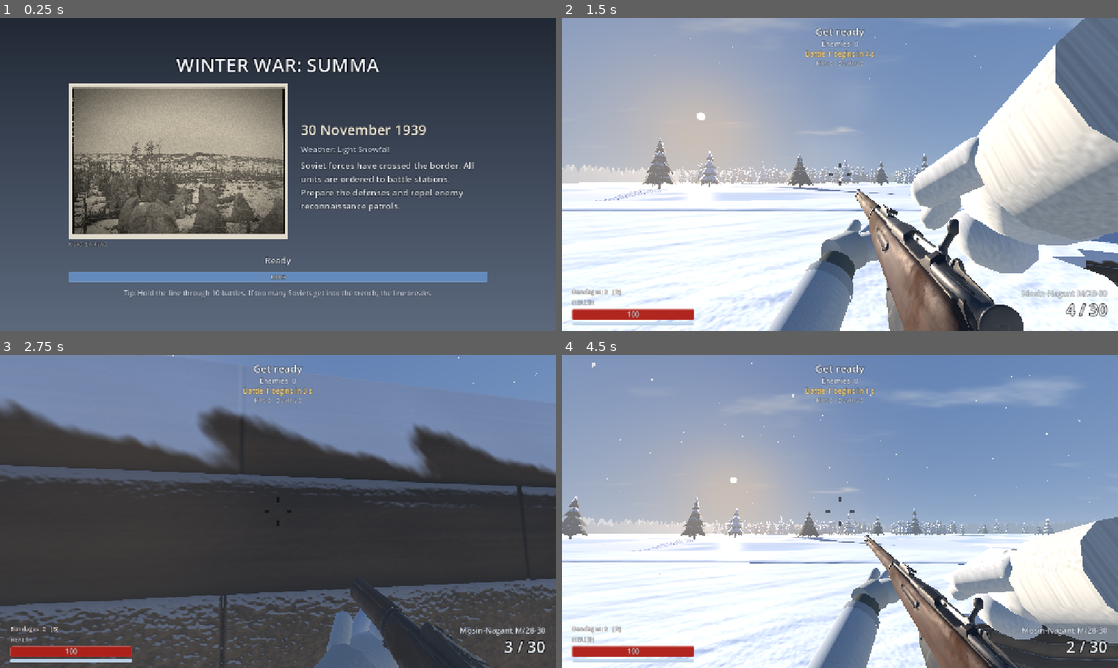
Above: before the commit, frames 1-4 (two rows, left to right).
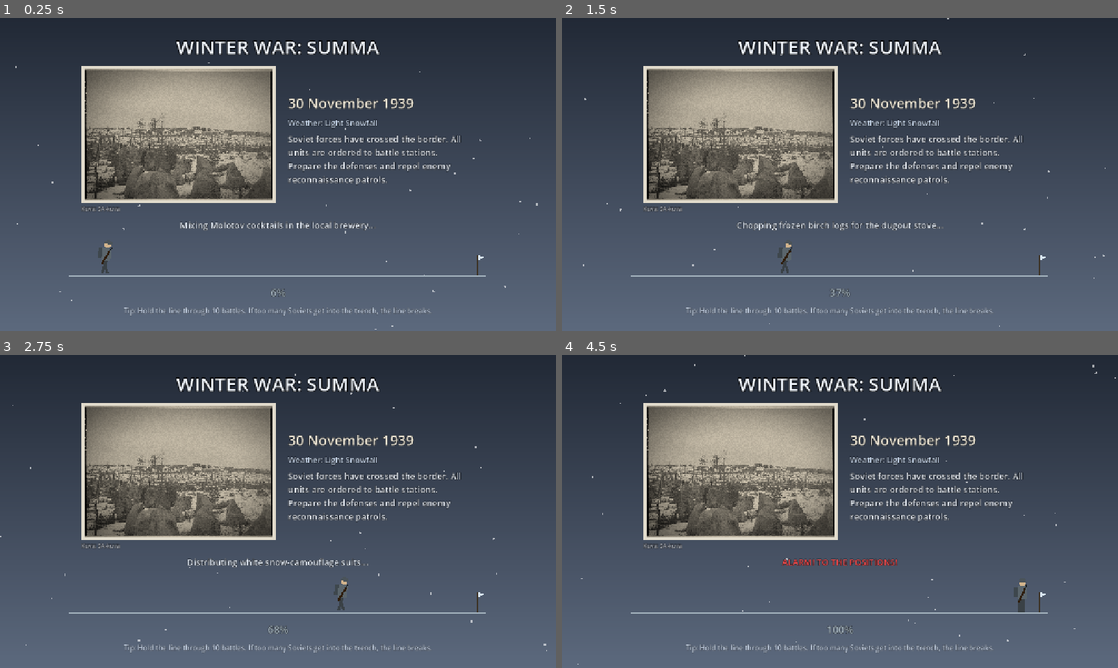
Above: after the commit, the same moments.

Repository: WonderPepe/WinterWar
Game: Godot game, scene res://ui/loading_screen.tscn
The game is run twice, just before and just after one commit, with the same random seed, the same clock (stepped at 60 frames per second) and the same inputs. This scene is started directly instead of the project's main scene. Sound files missing from this copy of the repository are replaced by a short silence.
Inputs (mouse positions are in pixels of both pictures, inside the frame that each line leads up to):
- Up to frame 1 (0.25 s): no input
- Up to frame 2 (1.5 s): tap Enter (ui_accept) at 0.5 s; move the mouse to (867, 174) at 0.52 s; hold Right mouse button (aim) 0.53-1.28 s; hold W (move_forward) from 0.53 s (still down); click (867, 174) at 0.67 s; tap Space (jump) at 0.77, 1.07 s; move the mouse to (812, 174) at 1.27 s; tap B (bandage) at 1.35 s; click (812, 174) at 1.42 s
- Up to frame 3 (2.75 s): keep holding W (move_forward); tap Space (jump) at 1.52, 1.82 s; move the mouse to (289, 505) at 2.02 s; hold C (crouch) from 2.03 s (still down); click (289, 505) at 2.17 s
- Up to frame 4 (4.5 s): keep holding W (move_forward); move the mouse to (834, 517) at 2.77 s; release C (crouch) at 2.78 s; click (834, 517) at 2.85 s; tap Space (jump) at 3.02, 3.32, 3.77, 4.07 s; move the mouse to (878, 514) at 3.52 s; tap F (interact) at 3.6 s; click (878, 514) at 3.67 s; move the mouse to (795, 508) at 4.27 s; tap G (molotov) at 4.35 s; click (795, 508) at 4.42 s

The runs differ from the first frame. In frame 1, 24% of the frame differs, in the area x 2-97%, y 7-100%; in frame 2, 97%; in frame 3, 86%; in frame 4, 98%, in the area x 0-100%, y 0-100%.

Commit message:
B2: loading screen with a marching soldier
The loading bar is now a snowy path with a little soldier walking to the goal, snow falling
over the screen, the owner's loading phrases by percentage, and a red "ALARM! TO THE
POSITIONS!" at 100 %. The march lasts at least 4 s. The benchmark keeps the plain bar.

Co-Authored-By: Claude Sonnet 5.5 <noreply@anthropic.com>
Claude-Session: https://claude.ai/code/session_01PejTpDgUYQ7CWaNoFTidbZ

Diff:
--- a/scripts/ui/loading_screen.gd
+++ b/scripts/ui/loading_screen.gd
@@ -13,6 +13,12 @@
 ## B1: under the title it shows the briefing of the first battle (an old photo, the date, the
 ## weather and the briefing text) from resources/front_reports.tres. Built in code, so the
 ## scene file does not change. The benchmark (no click) shows no briefing.
+##
+## B2: the progress bar is replaced by a snowy marching path with a little soldier walking from
+## left to right (drawn by code, no image files), snow falling over the whole screen, and a
+## phrase for every stretch of the way ("Drafting recruits...", ...). At 100 % he stops and
+## the line turns red: "ALARM! TO THE POSITIONS!". The old ProgressBar still counts (hidden);
+## the path just reads it. The march lasts at least MIN_MARCH seconds so it can be seen.
 
 const SCENE_PATH: String = "res://ui/loading_screen.tscn"
 const TIPS: Array[String] = [
@@ -25,7 +31,33 @@
 	"Soldiers kneel to fire, then rush forward. Shoot them while they kneel.",
 ]
 
-const PHOTO_BOX: Vector2 = Vector2(520, 340) ## Largest size of the briefing photo.
+const PHOTO_BOX: Vector2 = Vector2(520, 300) ## Largest size of the briefing photo.
+const MIN_MARCH: float = 4.0 ## The march takes at least this many seconds (the real game only).
+const ARRIVE_HOLD: float = 0.7 ## He stands at the end this long before the battle starts (no click needed).
+const MARCH_SIZE: Vector2 = Vector2(960, 96)
+const ALARM_TEXT: String = "ALARM! TO THE POSITIONS!"
+## [from percent, text] – the owner's phrases; the last one that has been reached is shown.
+const PHRASES: Array = [
+	[0, "Drafting recruits..."],
+	[6, "Mixing Molotov cocktails in the local brewery..."],
+	[12, "Digging communication trenches into the frozen ground..."],
+	[18, "Reinforcing dugout roofs with heavy pine logs..."],
+	[24, "Applying winter wax to wooden cross-country skis..."],
+	[30, "Weaving barbed wire obstacles between tree stumps..."],
+	[36, "Chopping frozen birch logs for the dugout stove..."],
+	[42, "Positioning anti-tank boulders along the defensive line..."],
+	[48, "Cleaning the Pystykorva rifle barrels..."],
+	[54, "Thawing frozen machine gun mechanisms..."],
+	[60, "Camouflaging concrete bunkers with snow and brush..."],
+	[66, "Distributing white snow-camouflage suits..."],
+	[72, "Intercepting enemy radio transmissions..."],
+	[78, "Setting up tripwire mines in the deep snow..."],
+	[84, "Sharpening knives and shovels..."],
+	[90, "Surrounding enemy columns into a motti..."],
+	[95, "Jamming enemy tanks with logs..."],
+	[98, "Cocking the Suomi submachine gun..."],
+]
+const FLAKES: int = 40
 
 ## The scene to load next (set by go()).
 static var target_scene: String = "res://scenes/game.tscn"
@@ -34,6 +66,16 @@
 
 var _target_value: float = 0.0
 var _waiting_for_click: bool = false
+var _march_on: bool = false ## The marching path is shown (the real game, not the benchmark).
+var _elapsed: float = 0.0 ## Seconds since the screen opened.
+var _shown: float = 0.0 ## Progress 0..100 shown by the soldier (never ahead of the real loading).
+var march: Control
+var percent_label: Label
+var snow: Control
+var _flake_pos := PackedVector2Array()
+var _flake_size := PackedFloat32Array()
+var _flake_speed := PackedFloat32Array()
+var _flake_drift := PackedFloat32Array()
 
 @onready var bar: ProgressBar = $Root/Center/VBox/Bar
 @onready var status: Label = $Root/Center/VBox/Status
@@ -56,9 +98,117 @@
 	tip.text = "Tip: " + TIPS.pick_random()
 	if click_to_start:
 		_add_briefing()
+		_add_march()
 	bar.value = 0.0
 	start_label.visible = false
 	_run()
+
+
+## The phrase for `pct` percent (the last one whose percentage has been reached).
+static func phrase_for(pct: float) -> String:
+	if pct >= 100.0:
+		return ALARM_TEXT
+	var text: String = PHRASES[0][1]
+	for p: Array in PHRASES:
+		if pct >= float(p[0]):
+			text = p[1]
+	return text
+
+
+## Snow, the marching path and the percentage (all drawn by code).
+func _add_march() -> void:
+	_march_on = true
+	bar.visible = false # still counts, the soldier reads its value
+	var vbox: Control = tip.get_parent()
+	march = Control.new()
+	march.name = "MarchPath"
+	march.custom_minimum_size = MARCH_SIZE
+	march.mouse_filter = Control.MOUSE_FILTER_IGNORE
+	march.draw.connect(_draw_march)
+	vbox.add_child(march)
+	vbox.move_child(march, bar.get_index())
+	percent_label = Label.new()
+	percent_label.name = "Percent"
+	percent_label.text = "0%"
+	percent_label.horizontal_alignment = HORIZONTAL_ALIGNMENT_CENTER
+	percent_label.add_theme_font_size_override("font_size", 24)
+	percent_label.add_theme_color_override("font_color", Color(0.64, 0.7, 0.74))
+	percent_label.mouse_filter = Control.MOUSE_FILTER_IGNORE
+	vbox.add_child(percent_label)
+	vbox.move_child(percent_label, bar.get_index())
+	# Falling snow over the whole screen, just above the background.
+	snow = Control.new()
+	snow.name = "Snow"
+	snow.mouse_filter = Control.MOUSE_FILTER_IGNORE
+	snow.set_anchors_and_offsets_preset(Control.PRESET_FULL_RECT)
+	snow.draw.connect(_draw_snow)
+	background.get_parent().add_child(snow)
+	background.get_parent().move_child(snow, background.get_index() + 1)
+	var rng := RandomNumberGenerator.new()
+	rng.randomize()
+	for i in FLAKES:
+		_flake_pos.append(Vector2(rng.randf(), rng.randf())) # 0..1 of the screen
+		_flake_size.append(rng.randf_range(1.0, 3.0))
+		_flake_speed.append(rng.randf_range(0.06, 0.16)) # screen heights per second
+		_flake_drift.append(rng.randf_range(0.005, 0.02)) # screen widths per second
+	status.text = phrase_for(0.0)
+
+
+func _draw_snow() -> void:
+	var sz: Vector2 = snow.size
+	for i in _flake_pos.size():
+		snow.draw_circle(_flake_pos[i] * sz, _flake_size[i], Color(1, 1, 1, 0.6))
+
+
+## A rectangle of the soldier, moved by transform `t` (the soldier is drawn in a 50 × 100 box).
+func _soldier_rect(t: Transform2D, r: Rect2, col: Color) -> void:
+	var pts := PackedVector2Array([t * r.position, t * Vector2(r.end.x, r.position.y),
+			t * r.end, t * Vector2(r.position.x, r.end.y)])
+	march.draw_colored_polygon(pts, col)
+
+
+static func _turn_about(angle: float, pivot: Vector2) -> Transform2D:
+	return Transform2D(0.0, pivot) * Transform2D(angle, Vector2.ZERO) * Transform2D(0.0, -pivot)
+
+
+## The path with the soldier on it. Legs swing and the body bobs while he walks; at the end
+## he stands still.
+func _draw_march() -> void:
+	var w: float = march.size.x
+	var ground_y: float = march.size.y - 8.0
+	march.draw_rect(Rect2(0, ground_y, w, 4), Color(0.64, 0.7, 0.74))
+	# The goal: a post with a small pennant at the right end of the path.
+	march.draw_rect(Rect2(w - 22, ground_y - 46, 3, 46), Color(0.24, 0.2, 0.15))
+	march.draw_colored_polygon(PackedVector2Array([Vector2(w - 19, ground_y - 46),
+			Vector2(w - 5, ground_y - 41), Vector2(w - 19, ground_y - 34)]), Color(0.85, 0.9, 0.95))
+	var walking: bool = _shown < 99.9
+	var ph: float = _elapsed * TAU / 0.6 if walking else 0.0
+	var bob: float = -absf(sin(ph * 0.5)) * 3.0 if walking else 0.0
+	var lean: float = deg_to_rad(5.5 + 1.5 * sin(ph * 0.5)) if walking else 0.0
+	var x: float = 30.0 + (w - 90.0) * clampf(_shown, 0.0, 100.0) / 100.0
+	var k: float = 0.75
+	var base := Transform2D(Vector2(k, 0), Vector2(0, k), Vector2(x, ground_y + bob)) \
+			* Transform2D(0.0, Vector2(-25, -100))
+	var up: Transform2D = base * _turn_about(lean, Vector2(25, 58))
+	var leg_a: float = deg_to_rad(3.0 + 25.0 * cos(ph)) if walking else 0.0
+	var leg_col := Color("3a4146")
+	_soldier_rect(up, Rect2(-2, 22, 14, 30), Color("3e474d")) # backpack
+	_soldier_rect(base * _turn_about(leg_a, Vector2(16, 58)), Rect2(12, 58, 8, 42), leg_col)
+	_soldier_rect(base * _turn_about(-leg_a, Vector2(26, 58)), Rect2(22, 58, 8, 42), leg_col)
+	_soldier_rect(up, Rect2(10, 20, 28, 40), Color("5a656c")) # torso
+	var rifle: Transform2D = up * _turn_about(deg_to_rad(25.0), Vector2(23, 49))
+	_soldier_rect(rifle, Rect2(20, 25, 6, 48), Color("2e1d0c"))
+	_soldier_rect(rifle, Rect2(21, 13, 3, 15), Color("1c2124")) # barrel
+	var head := PackedVector2Array()
+	for i in 17:
+		var a: float = TAU * i / 16.0
+		head.append(up * (Vector2(25, 10) + Vector2(cos(a), sin(a)) * 10.0))
+	march.draw_colored_polygon(head, Color("d2b48c"))
+	var helmet := PackedVector2Array()
+	for i in 13: # a half circle on top of the head
+		var a: float = PI + PI * i / 12.0
+		helmet.append(up * (Vector2(25, 7) + Vector2(cos(a) * 12.0, sin(a) * 12.0)))
+	march.draw_colored_polygon(helmet, Color("4a5359"))
 
 
 ## The briefing of the battle the match starts at (battle 1, or the Test Mode battle).
@@ -134,8 +284,31 @@
 func _process(delta: float) -> void:
 	# The bar glides towards the real progress instead of jumping.
 	bar.value = move_toward(bar.value, _target_value * 100.0, delta * 120.0)
+	_elapsed += delta
+	if _march_on:
+		_update_march(delta)
 	if _waiting_for_click:
 		start_label.modulate.a = 0.65 + 0.35 * sin(Time.get_ticks_msec() / 250.0)
+
+
+## The soldier never gets ahead of the real loading, nor ahead of the minimum march time.
+func _update_march(delta: float) -> void:
+	_shown = minf(minf(bar.value, _elapsed / MIN_MARCH * 100.0), 100.0)
+	status.text = phrase_for(_shown)
+	status.add_theme_color_override("font_color", Color(1.0, 0.29, 0.29) if _shown >= 100.0 else Color(0.9, 0.93, 0.97))
+	percent_label.text = "%d%%" % int(_shown)
+	var sz: Vector2 = snow.size
+	for i in _flake_pos.size():
+		var p: Vector2 = _flake_pos[i]
+		p.y += _flake_speed[i] * delta
+		p.x += _flake_drift[i] * delta
+		if p.y > 1.02:
+			p = Vector2(randf(), -0.02)
+		if p.x > 1.0:
+			p.x -= 1.0
+		_flake_pos[i] = p
+	snow.queue_redraw()
+	march.queue_redraw()
 
 
 ## The click (or Enter / Space) that starts the battle. Locking the mouse must happen inside
@@ -195,12 +368,19 @@
 	_step(1.0, "Ready")
 	bar.value = 100.0
 	await _frames(2)
+	if _march_on:
+		# Let the soldier arrive (at least MIN_MARCH s in all), then stand there a moment.
+		while _shown < 99.9:
+			await get_tree().process_frame
+		if Input.mouse_mode == Input.MOUSE_MODE_CAPTURED or not click_to_start:
+			await get_tree().create_timer(ARRIVE_HOLD, true).timeout
 	if click_to_start and Input.mouse_mode != Input.MOUSE_MODE_CAPTURED:
 		# Browser: one click is needed to lock the mouse. The battle waits (single player)
-		# and shows through the screen. The status line and the full bar are hidden then:
-		# "CLICK TO START THE BATTLE" says it all (owner).
-		status.visible = false
-		bar.visible = false
+		# and shows through the screen. Before B2 the status line and the full bar were hidden
+		# here (owner); now the soldier stands at the end with the red ALARM line above the prompt.
+		if not _march_on:
+			status.visible = false
+			bar.visible = false
 		start_label.visible = true
 		background.modulate.a = 0.55
 		if NetworkManager.is_single_player():
@@ -212,7 +392,8 @@
 
 func _step(value: float, text: String) -> void:
 	_target_value = maxf(_target_value, value)
-	status.text = text
+	if not _march_on: # (with the marching path the phrases are the status line)
+		status.text = text
 
 
 func _frames(n: int) -> void:
--- a/tools/shots_briefing.gd
+++ b/tools/shots_briefing.gd
@@ -16,5 +16,20 @@
 		await RenderingServer.frame_post_draw
 		get_viewport().get_texture().get_image().save_png("user://briefing_%d.png" % b)
 		ls.free()
+	# B2: the marching path at 5 %, 50 % and 100 % (the minimum march time is faked).
 	MatchDirector.test_start_wave = 0
+	for pct in [5, 50, 100]:
+		LoadingScreen.target_scene = "res://ui/controls_panel.tscn"
+		var ls: Node = load("res://ui/loading_screen.tscn").instantiate()
+		get_tree().root.add_child(ls)
+		ls._elapsed = LoadingScreen.MIN_MARCH * pct / 100.0 - 0.001
+		ls.set_process(false)
+		ls.bar.value = 100.0
+		ls._update_march(0.5)
+		ls._elapsed = LoadingScreen.MIN_MARCH * pct / 100.0
+		ls._update_march(0.5)
+		await get_tree().process_frame
+		await RenderingServer.frame_post_draw
+		get_viewport().get_texture().get_image().save_png("user://march_%d.png" % pct)
+		ls.free()
 	get_tree().quit()
--- a/tools/test_b1.gd
+++ b/tools/test_b1.gd
@@ -28,6 +28,19 @@
 			and texts.any(func(t: String) -> bool: return t.begins_with("Soviet forces have crossed the border")),
 			"…date, weather and text of 30 November 1939")
 	check(_has_photo(row), "…with its photo")
+	# B2: the marching path, the phrases, the snow.
+	check(ls.get_node_or_null("Root/Center/VBox/MarchPath") != null and ls.get_node_or_null("Root/Center/VBox/Percent") != null
+			and ls.get_node_or_null("Root/Snow") != null and not ls.bar.visible, "marching path, percentage and snow built; old bar hidden")
+	check(LoadingScreen.phrase_for(0) == "Drafting recruits..." and LoadingScreen.phrase_for(5.9) == "Drafting recruits..."
+			and LoadingScreen.phrase_for(6) == "Mixing Molotov cocktails in the local brewery..."
+			and LoadingScreen.phrase_for(50) == "Cleaning the Pystykorva rifle barrels..."
+			and LoadingScreen.phrase_for(97) == "Jamming enemy tanks with logs..."
+			and LoadingScreen.phrase_for(99) == "Cocking the Suomi submachine gun..."
+			and LoadingScreen.phrase_for(100) == "ALARM! TO THE POSITIONS!", "phrases follow the percentage; 100 % = ALARM")
+	check(ls.status.text == "Drafting recruits...", "status line starts with the first phrase")
+	# The soldier never gets ahead of the minimum march time.
+	await get_tree().create_timer(1.0).timeout
+	check(ls._shown > 10.0 and ls._shown < 40.0, "after ~1 s the soldier has walked a quarter of the minimum time (%.0f %%)" % ls._shown)
 	ls.free()
 
 	MatchDirector.test_start_wave = 9
@@ -45,6 +58,7 @@
 	add_child(ls)
 	await get_tree().process_frame
 	check(ls.get_node_or_null("Root/Center/VBox/Briefing") == null, "benchmark (no click prompt): no briefing")
+	check(ls.get_node_or_null("Root/Center/VBox/MarchPath") == null and ls.bar.visible, "benchmark: the old bar, no marching path")
 	ls.free()
 	LoadingScreen.click_to_start = true
 
Not shown, changed: CLAUDE.md
Not shown, changed: notes/day-screen.md
Not shown, changed: notes/milestones.md
